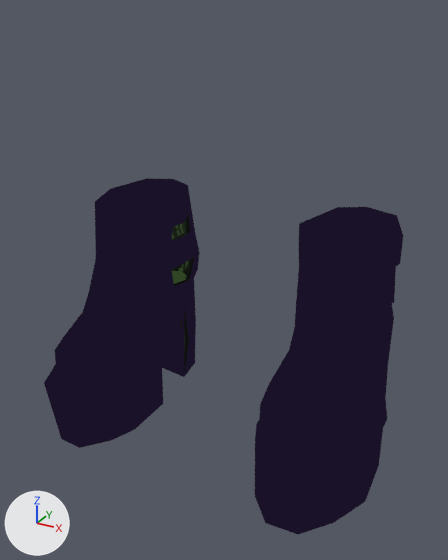
What one commit did to the glTF model public/assets/outfit/fitted/female/shoes/E24B25F9.glb.
Rendered twice from a 50 mm lens placed at (0.172, -0.276, 0.258), pointed at (0.006, 0.026, 0.107). The lights are fixed; the arrows at lower left show +X, +Y and +Z. The first picture is the older version.

In view in the first picture: 'feet_blitz_feet_E24B25F9_Mesh', 'feet_blitz_feet_E24B25F9_Mesh_Outline'.
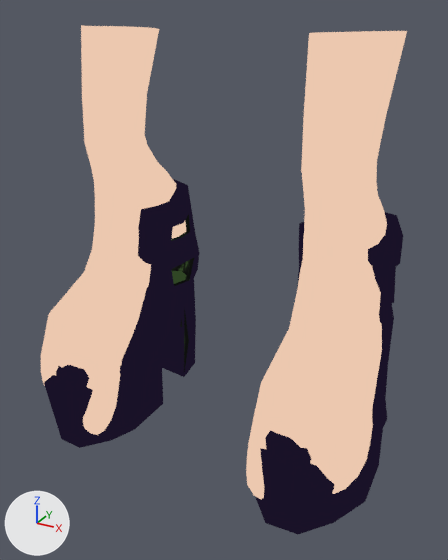
Commit message: test(shoes): full foot insert for Dagger Shoes 1 (E24B25F9) — pitched doll foot segment as in-shoe insert for visual check

What differs and where, as boxes (x1, y1, x2, y2) in the pictures (448 x 560 px):
'FullFoot', added (beige)
    after: (41, 25, 407, 500)

Diff of the bpy script that builds the scene:
```diff
--- a/public/assets/outfit/fitted/female/shoes/E24B25F9.glb.py
+++ b/public/assets/outfit/fitted/female/shoes/E24B25F9.glb.py
@@ img_dollbodycanvas @@
+img_dollbodycanvas = load_image('DollBodyCanvas', '_unpacked/DollBodyCanvas', 1024, 1024, 'sRGB')
@@ mat_dollskin @@
+mat_dollskin = bpy.data.materials.new('DollSkin')
+# uses the picture img_dollbodycanvas
@@ me_feet_e24b25f9_fullfoot_mesh @@
+me_feet_e24b25f9_fullfoot_mesh.from_pydata(...)  # 532 vertices, 1035 faces; spans x -0.112..0.112, y -0.034..0.101, z 0.006..0.248
+me_feet_e24b25f9_fullfoot_mesh.materials.append(mat_dollskin)
@@ ob_fullfoot @@
+ob_fullfoot = bpy.data.objects.new('FullFoot', me_feet_e24b25f9_fullfoot_mesh)
+ob_fullfoot.location = (0.0, 0.0, 0.0)
```
